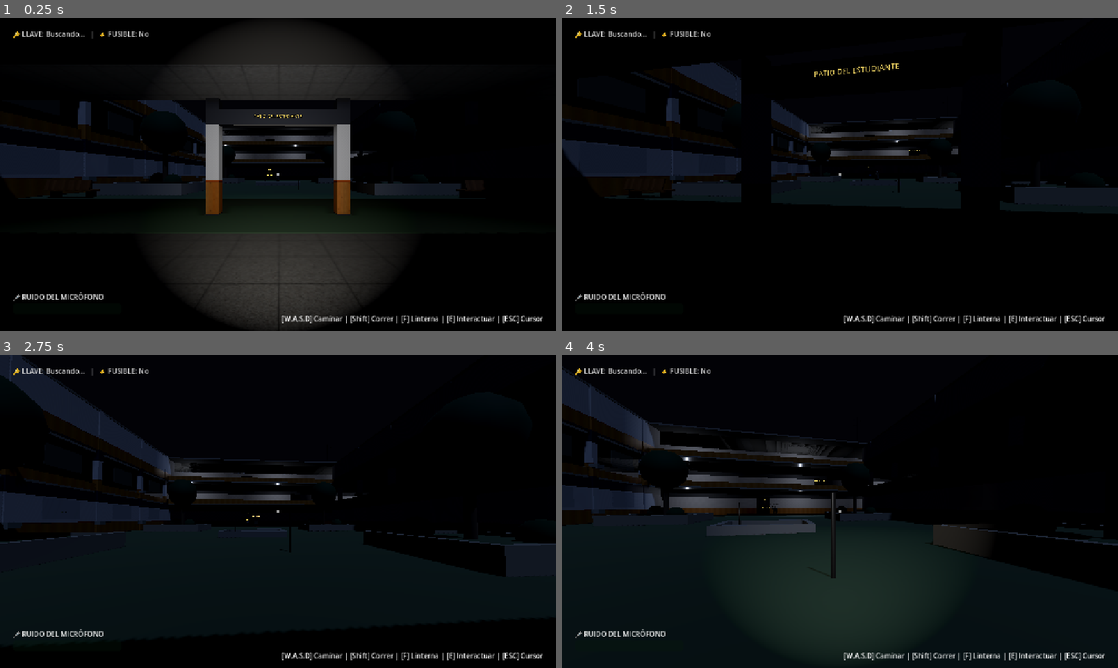
Above: before the commit, frames 1-4 (two rows, left to right).
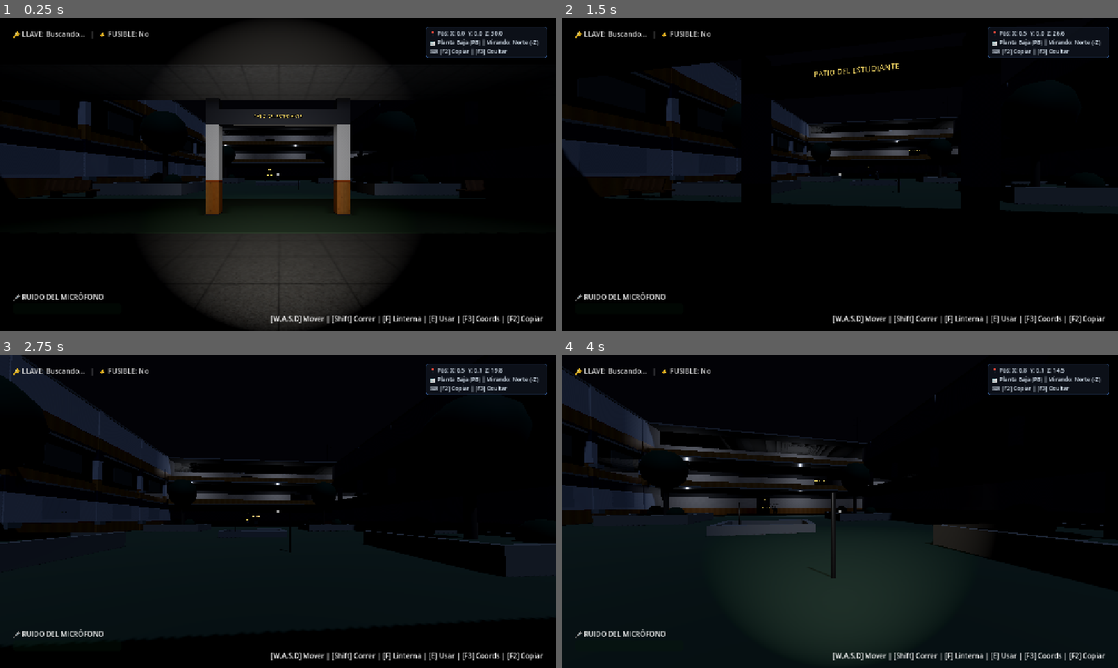
Above: after the commit, the same moments.

Repository: francomaldo1/CDEV
Game: Godot game, scene res://scenes/main.tscn
Same seed, same stepped clock (60 frames per second), same inputs: the game is played once before the commit and once after it.
Inputs (mouse positions are in pixels of both pictures, inside the frame that each line leads up to):
- Up to frame 1 (0.25 s): no input
- Up to frame 2 (1.5 s): tap Enter at 0.5 s; move the mouse to (867, 174) at 0.52 s; hold F (flashlight) 0.53-1.28 s; hold W (move_forward) from 0.53 s (still down); move the mouse to (812, 174) at 1.27 s; tap E (interact) at 1.35 s
- Up to frame 3 (2.75 s): keep holding W (move_forward); move the mouse to (289, 505) at 2.02 s; hold Shift (sprint) from 2.03 s (still down)
- Up to frame 4 (4 s): keep holding W (move_forward); move the mouse to (834, 517) at 2.77 s; release Shift (sprint) at 2.78 s; tap F (flashlight) at 2.85 s; move the mouse to (878, 514) at 3.52 s; tap E (interact) at 3.6 s

The runs differ from the first frame. In frame 1, 1.4% of the frame differs, in the area x 48-99%, y 2-98%; in frame 2, 1.4%; in frame 3, 1.4%; in frame 4, 1.4%.

Commit message:
feat(hud): agregar visor de coordenadas en pantalla con F3 y copiado con F2

Diff:
--- a/scripts/hud.gd
+++ b/scripts/hud.gd
@@ -25,6 +25,12 @@
 var active_cuaderno: Node = null
 var current_correct_answer: int = 0
 var option_buttons: Array[Button] = []
+
+var debug_coords_panel: PanelContainer = null
+var debug_coords_label: Label = null
+var show_debug_coords: bool = true
+var last_coords_string: String = ""
+var player_cached: CharacterBody3D = null
 
 func _ready() -> void:
 	if alert_label:
@@ -49,7 +55,7 @@
 
 	if instruction_label:
 		instruction_label.mouse_filter = Control.MOUSE_FILTER_IGNORE
-		instruction_label.text = "[W,A,S,D] Caminar | [Shift] Correr | [F] Linterna | [E] Interactuar | [ESC] Cursor"
+		instruction_label.text = "[W,A,S,D] Mover | [Shift] Correr | [F] Linterna | [E] Usar | [F3] Coords | [F2] Copiar"
 
 	option_buttons = [btn_opt0, btn_opt1, btn_opt2, btn_opt3]
 	for i in range(option_buttons.size()):
@@ -70,6 +76,7 @@
 		btn_restart.pressed.connect(func(): get_tree().reload_current_scene())
 
 	update_inventory_display()
+	_setup_debug_coords()
 
 func is_modal_active() -> bool:
 	return (math_panel and math_panel.visible) or (victory_panel and victory_panel.visible)
@@ -89,6 +96,17 @@
 		if math_panel and math_panel.visible:
 			_close_math_exam()
 			get_viewport().set_input_as_handled()
+	elif event is InputEventKey and event.pressed:
+		if event.keycode == KEY_F3:
+			show_debug_coords = not show_debug_coords
+			if debug_coords_panel:
+				debug_coords_panel.visible = show_debug_coords
+			get_viewport().set_input_as_handled()
+		elif event.keycode == KEY_F2:
+			if last_coords_string != "":
+				DisplayServer.clipboard_set(last_coords_string)
+				show_temporary_alert("📋 ¡Copiado al portapapeles! " + last_coords_string, Color(0.3, 1.0, 0.6))
+				get_viewport().set_input_as_handled()
 
 func set_interact_prompt(text_msg: String) -> void:
 	if interact_prompt:
@@ -209,3 +227,74 @@
 	if victory_panel:
 		victory_panel.visible = true
 	Input.set_mouse_mode(Input.MOUSE_MODE_VISIBLE)
+
+
+func _process(_delta: float) -> void:
+	if not show_debug_coords or not debug_coords_label:
+		return
+
+	if not is_instance_valid(player_cached):
+		var players = get_tree().get_nodes_in_group("player")
+		if not players.is_empty():
+			player_cached = players[0] as CharacterBody3D
+
+	if not is_instance_valid(player_cached):
+		return
+
+	var p = player_cached.global_position
+
+	var piso = "PB"
+	if p.y >= 7.0:
+		piso = "Segundo Piso (P2)"
+	elif p.y >= 2.5:
+		piso = "Primer Piso (P1)"
+	else:
+		piso = "Planta Baja (PB)"
+
+	var cam = player_cached.find_child("Camera3D", true, false) as Camera3D
+	var heading = "Norte"
+	if cam:
+		var fwd = -cam.global_transform.basis.z
+		if absf(fwd.z) > absf(fwd.x):
+			heading = "Sur (+Z)" if fwd.z > 0 else "Norte (-Z)"
+		else:
+			heading = "Este (+X)" if fwd.x > 0 else "Oeste (-X)"
+
+	last_coords_string = "X: %.1f, Y: %.1f, Z: %.1f (%s)" % [p.x, p.y, p.z, piso]
+
+	debug_coords_label.text = "📍 Pos: X: %.1f  Y: %.1f  Z: %.1f\n🏢 %s | Mirando: %s\n⌨️ [F2] Copiar | [F3] Ocultar" % [
+		p.x, p.y, p.z, piso, heading
+	]
+
+func _setup_debug_coords() -> void:
+	debug_coords_panel = PanelContainer.new()
+	debug_coords_panel.name = "DebugCoordsPanel"
+	debug_coords_panel.mouse_filter = Control.MOUSE_FILTER_IGNORE
+
+	var style = StyleBoxFlat.new()
+	style.bg_color = Color(0.06, 0.08, 0.12, 0.8)
+	style.border_color = Color(0.25, 0.45, 0.75, 0.7)
+	style.set_border_width_all(1)
+	style.set_corner_radius_all(6)
+	style.content_margin_left = 10
+	style.content_margin_right = 10
+	style.content_margin_top = 6
+	style.content_margin_bottom = 6
+	debug_coords_panel.add_theme_stylebox_override("panel", style)
+
+	debug_coords_panel.set_anchors_preset(Control.PRESET_TOP_RIGHT)
+	debug_coords_panel.offset_left = -300.0
+	debug_coords_panel.offset_right = -20.0
+	debug_coords_panel.offset_top = 20.0
+	debug_coords_panel.offset_bottom = 85.0
+	debug_coords_panel.grow_horizontal = Control.GROW_DIRECTION_BEGIN
+
+	debug_coords_label = Label.new()
+	debug_coords_label.name = "CoordsLabel"
+	debug_coords_label.mouse_filter = Control.MOUSE_FILTER_IGNORE
+	debug_coords_label.add_theme_font_size_override("font_size", 13)
+	debug_coords_label.add_theme_color_override("font_color", Color(0.9, 0.95, 1.0))
+	debug_coords_label.text = "📍 Coordenadas: cargando..."
+
+	debug_coords_panel.add_child(debug_coords_label)
+	add_child(debug_coords_panel)
